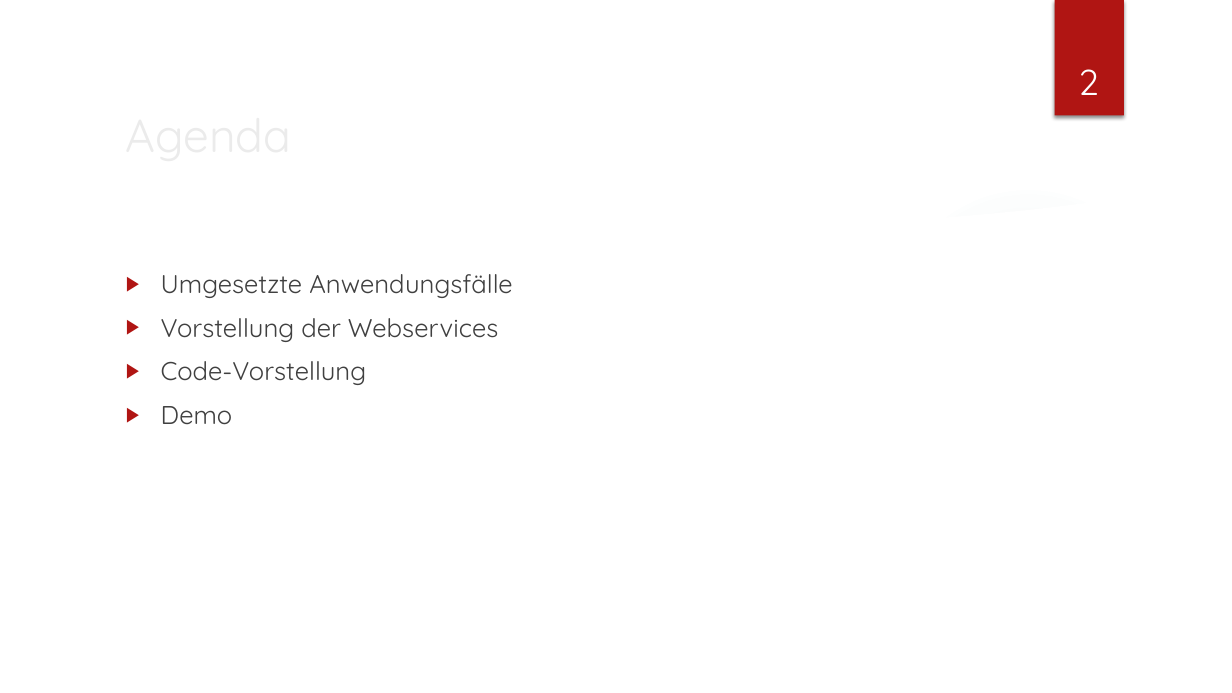
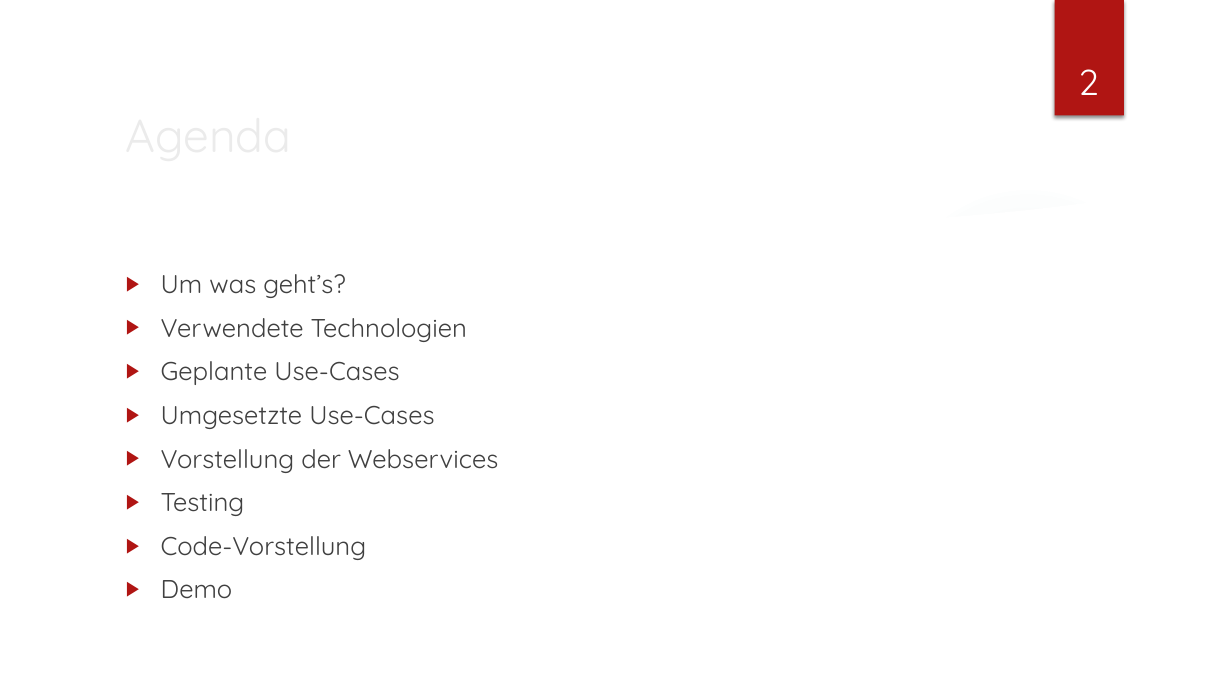
Before and after one commit to stauti/junk-food-analyzer, a slide deck: slide 2 of docs/Spezifikation/WS3.pptx. Drawn at 1232x693 pixels with LibreOffice and Linux fonts; fonts in the diff are those of the drawing; background and template pictures are left out. Boxes give left, top, right and bottom in pixels: in the first picture for what was removed or moved away, otherwise in the second. Text is boxed around its words. In the diff, an @@ line names an element or a change of style, - is before the commit and + after.

```diff
--- a/docs/Spezifikation/WS3.pptx
+++ b/docs/Spezifikation/WS3.pptx
@@ text at (161,274,467,429): text changed @@
-▶ Umgesetzte Anwendungsfälle
+▶ Um was geht’s?
+▶ Verwendete Technologien
+▶ Geplante Use-Cases
+▶ Umgesetzte Use-Cases
@@ text at (161,493,245,516): paragraph added @@
+▶ Testing
```
Also in this commit, not shown: 1 other slide changed, 3 slides added, 2 other files.
